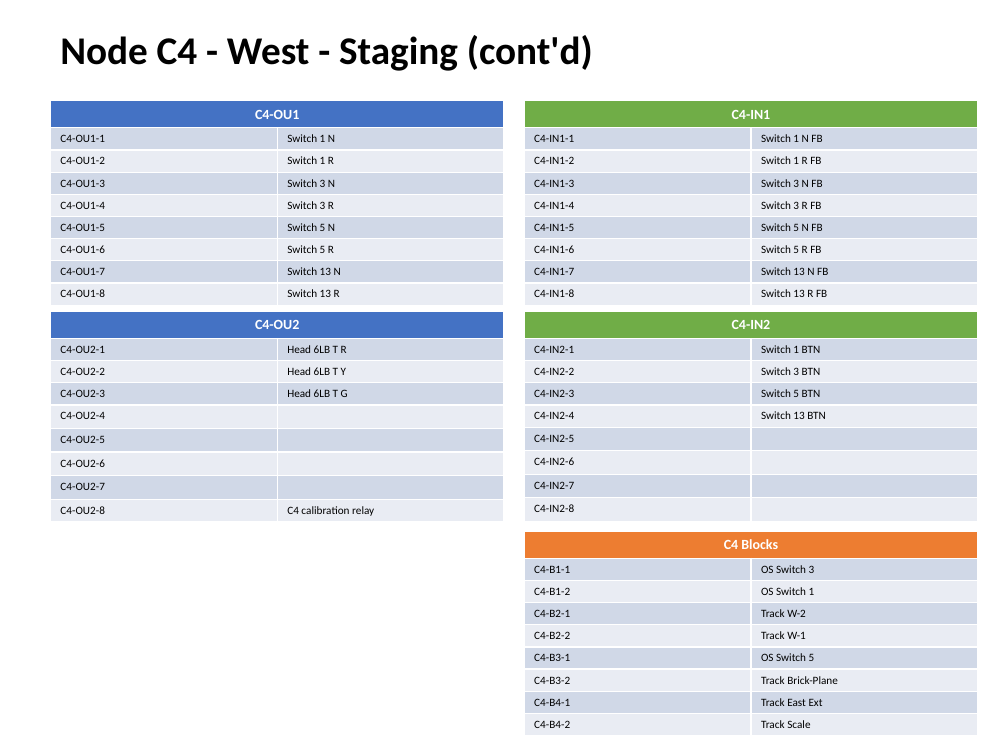
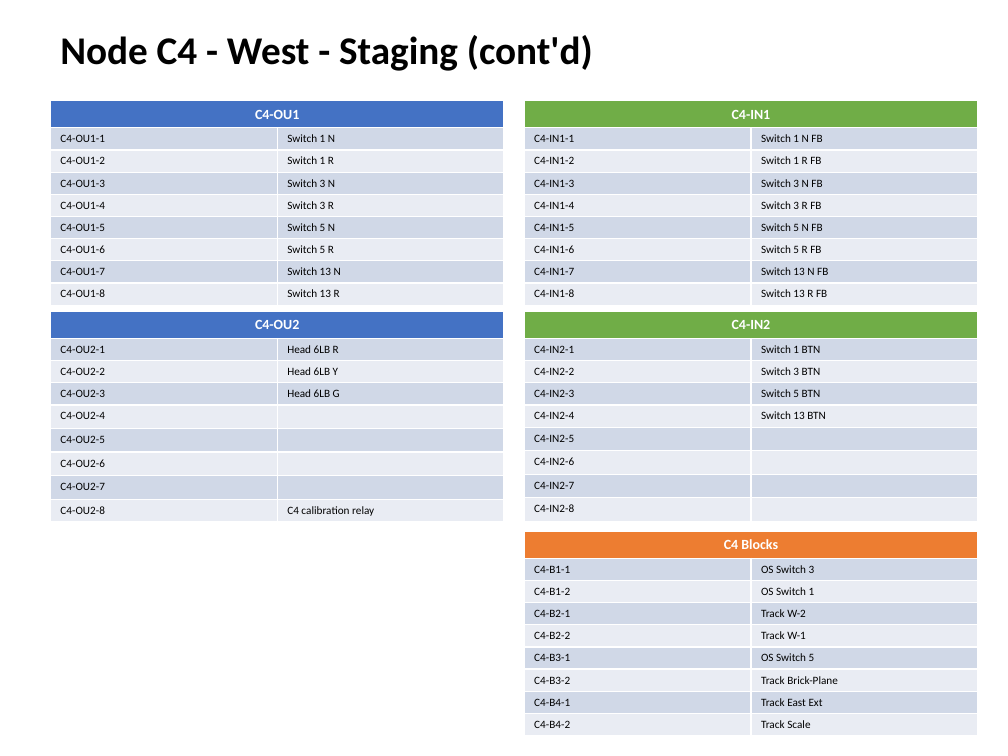
Before and after one commit to lnevo/hart, a slide deck: slide 6 of docs/wiring/Wiring_Schematic.pptx. Drawn at 1008x756 pixels with LibreOffice and Linux fonts; fonts in the diff are those of the drawing. Boxes give left, top, right and bottom in pixels: in the first picture for what was removed or moved away, otherwise in the second. Text is boxed around its words. In the diff, an @@ line names an element or a change of style, - is before the commit and + after.

```diff
--- a/docs/wiring/Wiring_Schematic.pptx
+++ b/docs/wiring/Wiring_Schematic.pptx
@@ table at (50, 311, 504, 520) @@
-row 2, column 2: Head 6LB T R
+row 2, column 2: Head 6LB R
-row 3, column 2: Head 6LB T Y
+row 3, column 2: Head 6LB Y
-row 4, column 2: Head 6LB T G
+row 4, column 2: Head 6LB G
```
Also in this commit, not shown: 12 other files.
